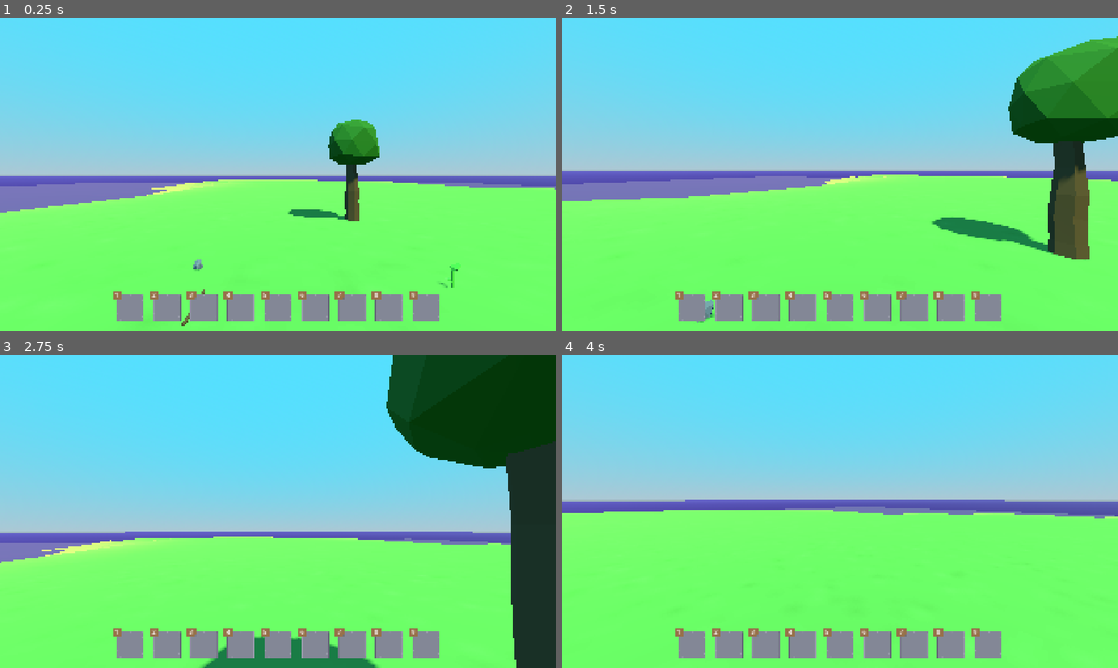
Above: before the commit, frames 1-4 (two rows, left to right).
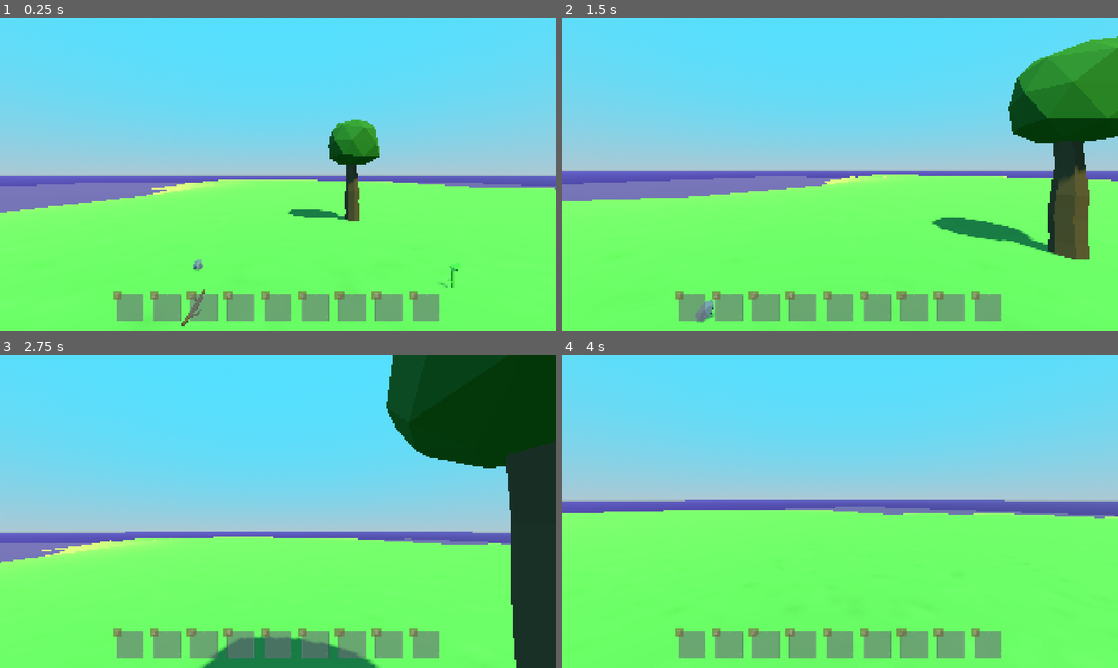
Above: after the commit, the same moments.

Repository: jbotes/AdventureGameGodot
Game: Godot game, scene res://Game/main_game.tscn
Same seed, same stepped clock (60 frames per second), same inputs: the game is played once before the commit and once after it.
Inputs (mouse positions are in pixels of both pictures, inside the frame that each line leads up to):
- Up to frame 1 (0.25 s): no input
- Up to frame 2 (1.5 s): tap Enter at 0.5 s; move the mouse to (867, 174) at 0.52 s; hold 1 (item_hotkey, bound only after the commit) 0.53-1.28 s; hold W (move_forward) from 0.53 s (still down); click (867, 174) at 0.67 s; tap Space (jump) at 0.77 s; move the mouse to (812, 174) at 1.27 s; tap E (interact) at 1.35 s
- Up to frame 3 (2.75 s): keep holding W (move_forward); tap Space (jump) at 1.52 s; tap 1 (item_hotkey, bound only after the commit) at 1.55, 2.3 s; move the mouse to (289, 505) at 2.02 s; hold Shift (sprint) from 2.03 s (still down)
- Up to frame 4 (4 s): keep holding W (move_forward); move the mouse to (834, 517) at 2.77 s; release Shift (sprint) at 2.78 s; tap 1 (item_hotkey, bound only after the commit) at 2.85 s; click (834, 517) at 2.92 s; tap Space (jump) at 3.02, 3.77 s; move the mouse to (878, 514) at 3.52 s; hold 1 (item_hotkey, bound only after the commit) from 3.53 s (still down)

The runs differ from the first frame. In frame 1, 4.1% of the frame differs, in the area x 20-79%, y 87-97%; in frame 2, 4.1%; in frame 3, 4.1%; in frame 4, 4.1%.
Error after the commit: Out of bounds get index '0' (on base: 'Array') (res://Game/managers/equipped_item_manager.gd:20)

Commit message:
JB_20260507_002
first hotbar key enablement

Diff:
--- a/src/Game/event_system.gd
+++ b/src/Game/event_system.gd
@@ -11,6 +11,10 @@
 signal INV_add_item
 signal INV_delete_crafting_blueprint_costs
 
-
 signal PLA_freeze_player
 signal PLA_unfreeze_player
+
+signal EQU_hotkey_pressed
+signal EQU_equip_item
+signal EQU_unequip_item
+signal EQU_active_hotbar_slot_updated
--- /dev/null
+++ b/src/Game/managers/equipped_item_manager.gd
@@ -0,0 +1,30 @@
+extends Node
+
+
+var active_hotbar_slot
+var hotbar : Array
+
+func _enter_tree() -> void:
+	EventSystem.INV_hotbar_updated.connect(hotbar_updated)
+	EventSystem.EQU_hotkey_pressed.connect(hotbar_pressed)
+
+func _ready() -> void:
+	EventSystem.EQU_active_hotbar_slot_updated.emit(null)
+
+func hotbar_updated(_hotbar : Array) -> void:
+	hotbar = _hotbar
+
+func hotbar_pressed(hotkey : int) -> void:
+	var idx := hotkey - 1
+
+	if hotbar[idx] == null:
+		return
+
+	if idx != active_hotbar_slot:
+		active_hotbar_slot = idx
+		EventSystem.EQU_equip_item.emit(hotbar[idx])
+		EventSystem.EQU_active_hotbar_slot_updated.emit(idx)
+
+	else:
+		active_hotbar_slot = null
+		EventSystem.EQU_unequip_item.emit()
--- a/src/UI/custom_nodes/hotbar_slot.gd
+++ b/src/UI/custom_nodes/hotbar_slot.gd
@@ -1,5 +1,8 @@
 extends InventorySlot
 class_name HotbarSlot
+
+const ACTIVE_COLOR = Color.WHITE
+const UNACTIVE_COLOR = Color(0.8,0.8,0.8,0.6)
 
 func _ready() -> void:
 	$NumTextureRect/NumLabel.text = str(get_index() + 1)
@@ -9,3 +12,6 @@
 		return false
 
 	return ItemConfig.get_item_resource(origin_slot.item_key).is_equippable
+
+func set_highlighted(enabled : bool) -> void:
+	modulate = UNACTIVE_COLOR if not enabled else ACTIVE_COLOR
--- a/src/UI/hud/hotbar_ui.gd
+++ b/src/UI/hud/hotbar_ui.gd
@@ -2,7 +2,12 @@
 
 func _enter_tree() -> void:
 	EventSystem.INV_hotbar_updated.connect(update_hotbar)
+	EventSystem.EQU_active_hotbar_slot_updated.connect(active_slot_updated)
 
 func update_hotbar(hotbar : Array) -> void:
 	for slot in get_children():
 		slot.set_item_key(hotbar[slot.get_index()])
+
+func active_slot_updated(idx) -> void:
+	for slot in get_children():
+		slot.set_highlighted(slot.get_index() == idx)
--- a/src/actors/player/player.gd
+++ b/src/actors/player/player.gd
@@ -69,3 +69,6 @@
 
 	elif event.is_action_pressed("open_crafting_menu"):
 		EventSystem.BUL_create_bulletin.emit(BulletinConfig.Keys.CraftingMenu)
+
+	elif event.is_action_pressed("item_hotkey"):
+		EventSystem.EQU_hotkey_pressed.emit(int(event.as_text())) #this gives you the number 1 to 9
--- a/src/actors/player/player.tscn
+++ b/src/actors/player/player.tscn
@@ -1,8 +1,9 @@
-[gd_scene load_steps=5 format=3 uid="uid://ce42acpqyobqp"]
+[gd_scene load_steps=6 format=3 uid="uid://ce42acpqyobqp"]
 
 [ext_resource type="Script" uid="uid://c6rut802ybw5f" path="res://actors/player/player.gd" id="1_nvxhs"]
 [ext_resource type="Script" uid="uid://nagscqgqwvbv" path="res://actors/player/interaction_ray_cast.gd" id="2_ilk7j"]
 [ext_resource type="Script" uid="uid://bf374137ud3v" path="res://Game/managers/inventory_manager.gd" id="3_ax26v"]
+[ext_resource type="Script" uid="uid://b5tsajtuvy4b7" path="res://Game/managers/equipped_item_manager.gd" id="4_lsqbn"]
 
 [sub_resource type="CapsuleShape3D" id="CapsuleShape3D_6uhly"]
 radius = 0.25
@@ -31,3 +32,6 @@
 
 [node name="InventoryManager" type="Node" parent="Managers"]
 script = ExtResource("3_ax26v")
+
+[node name="EquippedItemManager" type="Node" parent="Managers"]
+script = ExtResource("4_lsqbn")
--- a/src/project.godot
+++ b/src/project.godot
@@ -82,6 +82,19 @@
 "events": [Object(InputEventKey,"resource_local_to_scene":false,"resource_name":"","device":-1,"window_id":0,"alt_press …(195 unchanged characters)…
 ]
 }
+item_hotkey={
+"deadzone": 0.5,
+"events": [Object(InputEventKey,"resource_local_to_scene":false,"resource_name":"","device":-1,"window_id":0,"alt_pressed":false,"shift_pressed":false,"ctrl_pressed":false,"meta_pressed":false,"pressed":false,"keycode":0,"physical_keycode":49,"key_label":0,"unicode":49,"location":0,"echo":false,"script":null)
+, Object(InputEventKey,"resource_local_to_scene":false,"resource_name":"","device":-1,"window_id":0,"alt_pressed":false,"shift_pressed":false,"ctrl_pressed":false,"meta_pressed":false,"pressed":false,"keycode":0,"physical_keycode":50,"key_label":0,"unicode":50,"location":0,"echo":false,"script":null)
+, Object(InputEventKey,"resource_local_to_scene":false,"resource_name":"","device":-1,"window_id":0,"alt_pressed":false,"shift_pressed":false,"ctrl_pressed":false,"meta_pressed":false,"pressed":false,"keycode":0,"physical_keycode":51,"key_label":0,"unicode":51,"location":0,"echo":false,"script":null)
+, Object(InputEventKey,"resource_local_to_scene":false,"resource_name":"","device":-1,"window_id":0,"alt_pressed":false,"shift_pressed":false,"ctrl_pressed":false,"meta_pressed":false,"pressed":false,"keycode":0,"physical_keycode":52,"key_label":0,"unicode":52,"location":0,"echo":false,"script":null)
+, Object(InputEventKey,"resource_local_to_scene":false,"resource_name":"","device":-1,"window_id":0,"alt_pressed":false,"shift_pressed":false,"ctrl_pressed":false,"meta_pressed":false,"pressed":false,"keycode":0,"physical_keycode":53,"key_label":0,"unicode":53,"location":0,"echo":false,"script":null)
+, Object(InputEventKey,"resource_local_to_scene":false,"resource_name":"","device":-1,"window_id":0,"alt_pressed":false,"shift_pressed":false,"ctrl_pressed":false,"meta_pressed":false,"pressed":false,"keycode":0,"physical_keycode":54,"key_label":0,"unicode":54,"location":0,"echo":false,"script":null)
+, Object(InputEventKey,"resource_local_to_scene":false,"resource_name":"","device":-1,"window_id":0,"alt_pressed":false,"shift_pressed":false,"ctrl_pressed":false,"meta_pressed":false,"pressed":false,"keycode":0,"physical_keycode":55,"key_label":0,"unicode":55,"location":0,"echo":false,"script":null)
+, Object(InputEventKey,"resource_local_to_scene":false,"resource_name":"","device":-1,"window_id":0,"alt_pressed":false,"shift_pressed":false,"ctrl_pressed":false,"meta_pressed":false,"pressed":false,"keycode":0,"physical_keycode":56,"key_label":0,"unicode":56,"location":0,"echo":false,"script":null)
+, Object(InputEventKey,"resource_local_to_scene":false,"resource_name":"","device":-1,"window_id":0,"alt_pressed":false,"shift_pressed":false,"ctrl_pressed":false,"meta_pressed":false,"pressed":false,"keycode":0,"physical_keycode":57,"key_label":0,"unicode":57,"location":0,"echo":false,"script":null)
+]
+}
 
 [layer_names]
 
Not shown, added: src/Game/managers/equipped_item_manager.gd.uid
